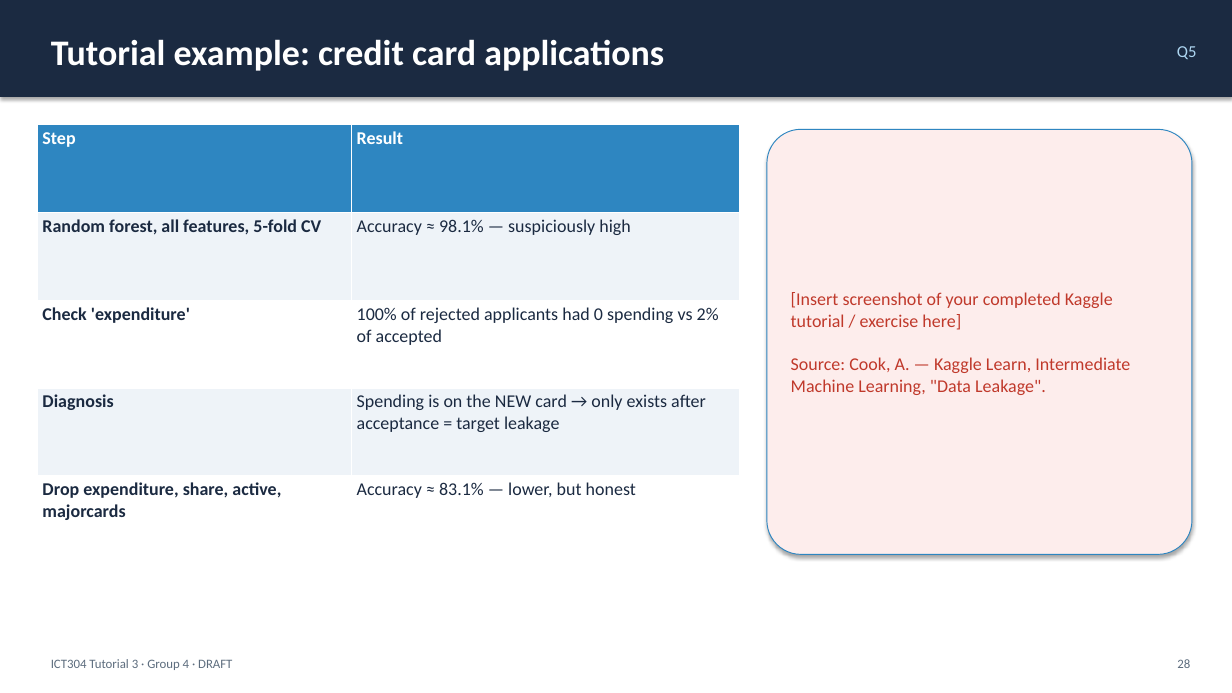
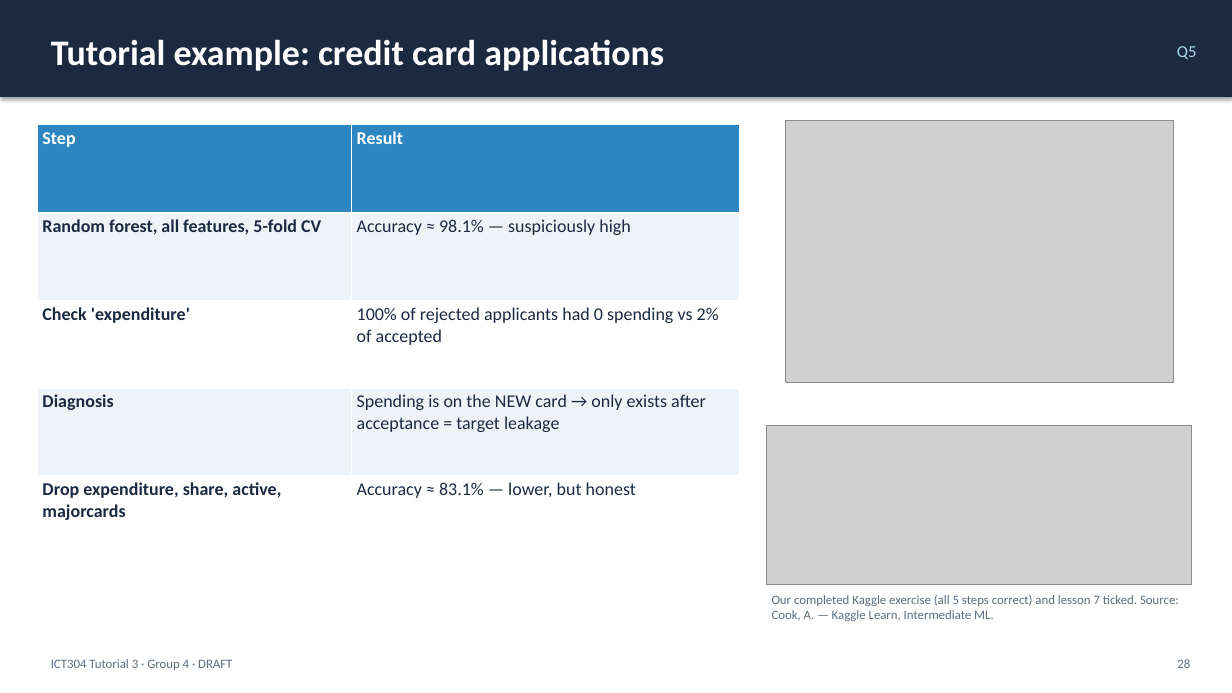
Before and after one commit to abey-joseph/ICT304-Tutorial3-Group4, a slide deck: slide 28 of Presentation/ICT304_Tutorial3_Group4_DRAFT.pptx. Drawn at 1232x693 pixels with LibreOffice and Linux fonts; fonts in the diff are those of the drawing; grey boxes stand for pictures. Boxes give left, top, right and bottom in pixels: in the first picture for what was removed or moved away, otherwise in the second. Text is boxed around its words. In the diff, an @@ line names an element or a change of style, - is before the commit and + after.

```diff
--- a/Presentation/ICT304_Tutorial3_Group4_DRAFT.pptx
+++ b/Presentation/ICT304_Tutorial3_Group4_DRAFT.pptx
@@ rounded rectangle removed at (767, 129, 1192, 555) @@
-[Insert screenshot of your completed Kaggle tutorial / exercise here]
-Source: Cook, A. — Kaggle Learn, Intermediate Machine Learning, "Data Leakage".
@@ picture added at (786, 120, 1174, 383) @@
@@ picture added at (767, 425, 1192, 584) @@
@@ text added at (772, 595, 1179, 621), 10 pt, text #5D6D7E @@
+Our completed Kaggle exercise (all 5 steps correct) and lesson 7 ticked. Source: Cook, A. — Kaggle Learn, Intermediate ML.
```
Also in this commit, not shown: 3 other files.
